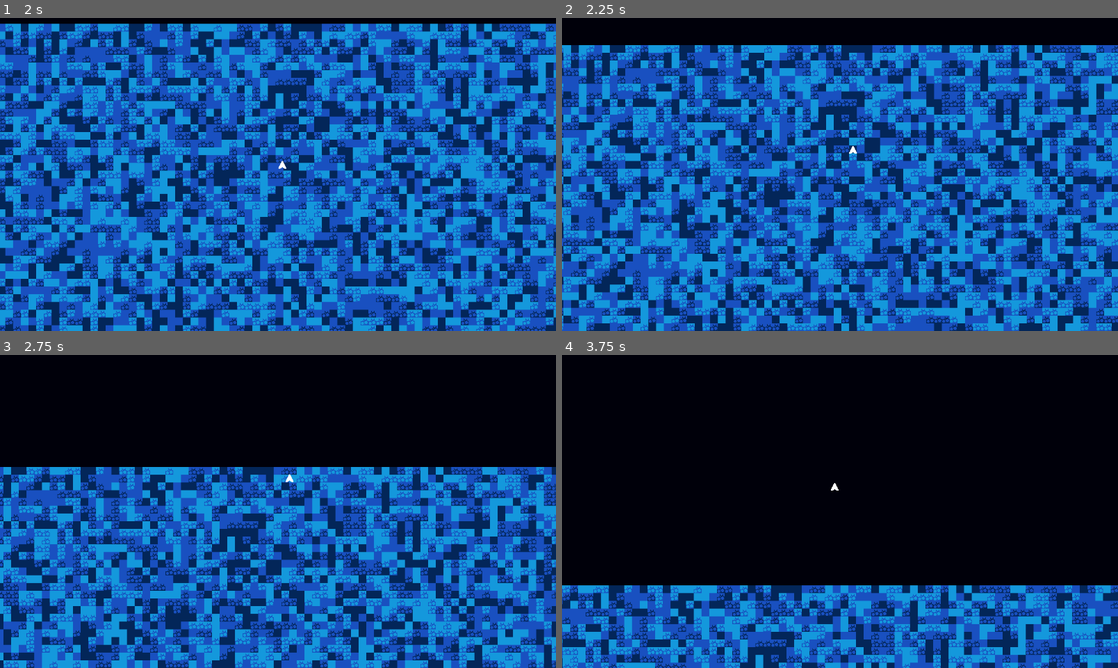
Above: before the commit, frames 1-4 (two rows, left to right).
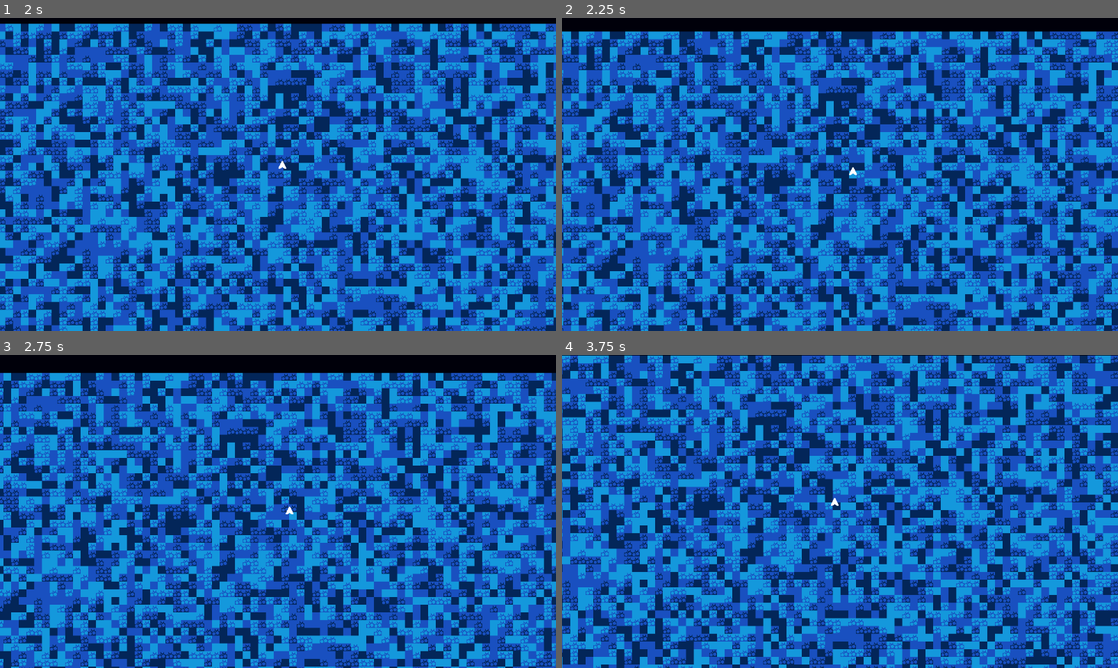
Above: after the commit, the same moments.

Repository: amaark/starship-game
Game: Godot game, scene res://scenes/BigWorld.tscn
The game is run twice, just before and just after one commit, with the same random seed, the same clock (stepped at 60 frames per second) and the same inputs.
Inputs:
- Up to frame 1 (2 s): tap Enter at 0.5 s; hold E (dodge_right) 0.53-1.28 s; hold Shift (boost) 0.53-1.28 s; hold S (backward_thrust) from 1.28 s (still down); tap Shift (boost) at 1.35 s
- Up to frame 2 (2.25 s): release S (backward_thrust) at 2.03 s; hold E (dodge_right) from 2.03 s (still down); hold Shift (boost) from 2.03 s (still down); tap I at 2.1 s
- Up to frame 3 (2.75 s): keep holding E (dodge_right); keep holding Shift (boost)
- Up to frame 4 (3.75 s): release E (dodge_right) at 2.78 s; release Shift (boost) at 2.78 s; hold S (backward_thrust) 2.78-3.53 s; tap Shift (boost) at 2.85 s; hold Q (dodge_left) from 3.53 s (still down); hold Shift (boost) from 3.53 s (still down)

Frame 1 is identical in both runs. In frame 2, 70% of the frame differs, in the area x 0-100%, y 4-100%; in frame 3, 76%; in frame 4, 93%, in the area x 0-100%, y 0-100%.

Commit message:
Prevent buffering or spamming boosts

Diff:
--- a/scripts/starship.gd
+++ b/scripts/starship.gd
@@ -13,39 +13,47 @@
 const BOOST_THRUST := Vector2(0, -4000)
 const TORQUE := 2000
 var active_state := STATE.NORMAL
-var dodge_direction := Vector2(0, 0)
+var phys_state: PhysicsDirectBodyState2D
+var is_boosting := false
 
 
-func _integrate_forces(phys_state: PhysicsDirectBodyState2D) -> void:
+func _integrate_forces(state: PhysicsDirectBodyState2D) -> void:
+	phys_state = state
 	match active_state:
 		STATE.NORMAL:
-			handle_movement(phys_state)
-			handle_dodge(phys_state)
-			if Input.is_action_pressed("boost") and boost_cooldown.time_left == 0:
+			handle_movement()
+			handle_dodge()
+			if Input.is_action_just_pressed("boost") and boost_cooldown.time_left == 0:
 				phys_state.apply_central_impulse(BOOST_THRUST.rotated(rotation))
 				switch_state(STATE.BOOST)
 		STATE.BOOST:
 			if Input.is_action_just_released("boost"):
 				switch_state(STATE.NORMAL)
 			else:
-				handle_boost(phys_state)
-				handle_dodge(phys_state)
+				handle_boost()
+				handle_dodge()
 		STATE.DODGE:
-			switch_state(STATE.NORMAL)
-			handle_movement(phys_state)
+			if is_boosting:
+				switch_state(STATE.BOOST)
+			else:
+				switch_state(STATE.NORMAL)
 
 
 func switch_state(new_state: STATE) -> void:
+	var previous_state := active_state
 	active_state = new_state
 
 	match active_state:
+		STATE.NORMAL:
+			is_boosting = false
+			boost_cooldown.start()
 		STATE.DODGE:
 			dodge_cooldown.start()
 		STATE.BOOST:
-			boost_cooldown.start()
+			is_boosting = true
 
 
-func handle_movement(phys_state: PhysicsDirectBodyState2D, thrust: Vector2 = THRUST) -> void:
+func handle_movement() -> void:
 	var thrust_direction = 0
 	var rotation_direction = 0
 
@@ -58,11 +66,11 @@
 	if Input.is_action_pressed("turn_left"):
 		rotation_direction -= 1
 
-	phys_state.apply_force(thrust_direction * thrust.rotated(rotation))
+	phys_state.apply_force(thrust_direction * THRUST.rotated(rotation))
 	phys_state.apply_torque(rotation_direction * TORQUE)
 
 
-func handle_boost(phys_state: PhysicsDirectBodyState2D) -> void:
+func handle_boost() -> void:
 	var rotation_direction = 0
 
 	if Input.is_action_pressed("turn_right"):
@@ -74,7 +82,7 @@
 	phys_state.apply_torque(rotation_direction * TORQUE)
 
 
-func handle_dodge(phys_state: PhysicsDirectBodyState2D) -> void:
+func handle_dodge() -> void:
 	if dodge_cooldown.time_left > 0:
 		return
 	if Input.is_action_just_pressed("dodge_right"):
